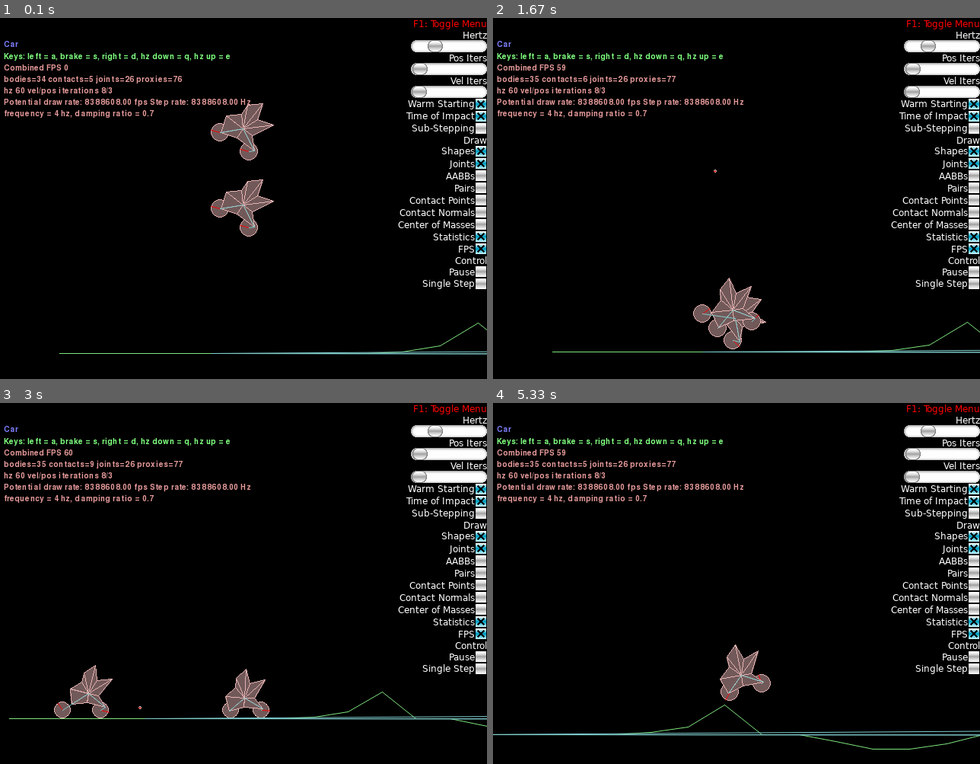
Above: before the commit, frames 1-4 (two rows, left to right).
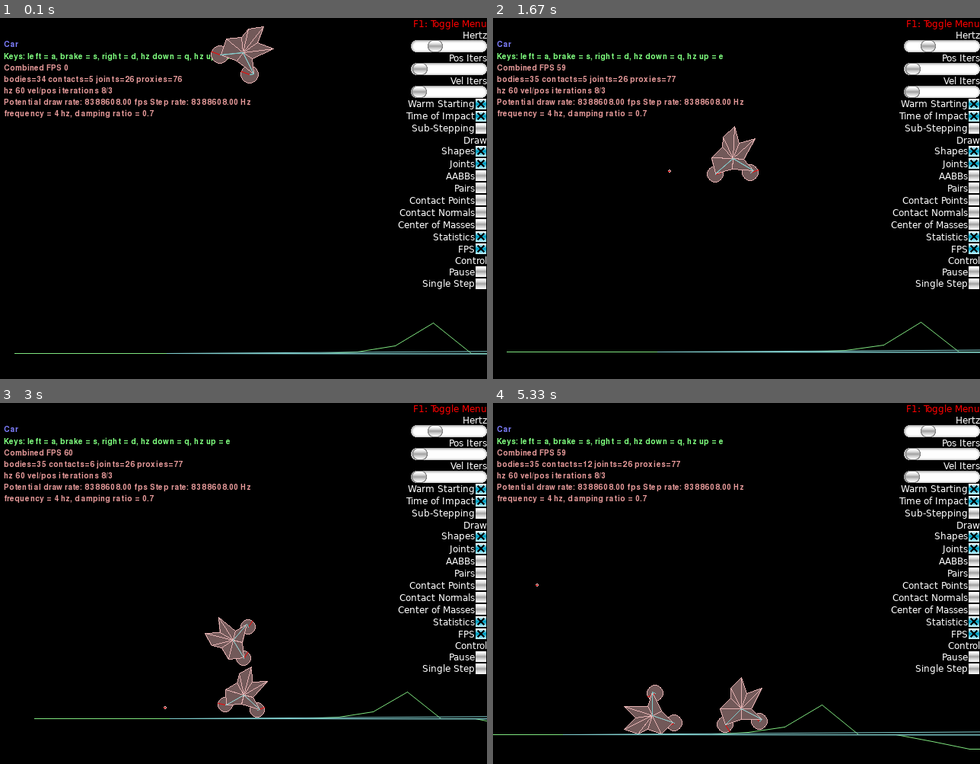
Above: after the commit, the same moments.

Repository: Arton1/BestCarAlgorithm
Game: pygame game, started from solution/car_algorithm.py
Same seed, same stepped clock (60 frames per second), same inputs: the game is played once before the commit and once after it.
Inputs (mouse positions are in pixels of both pictures, inside the frame that each line leads up to):
- Up to frame 1 (0.1 s): no input
- Up to frame 2 (1.67 s): right-click (717, 216) at 0.38 s; hold Right 0.67-1.13 s; tap Space at 0.73, 1.03, 1.28, 1.62 s; tap Z at 0.82 s; hold Up 1.22-1.52 s; tap X at 1.37 s; hold Right from 1.55 s (still down)
- Up to frame 3 (3 s): tap Space at 1.92, 2.45, 2.75 s; release Right at 2.02 s; click (243, 608) at 2.1 s; hold Left 2.38-2.92 s; tap X at 2.53 s; hold Down from 2.95 s (still down)
- Up to frame 4 (5.33 s): tap Space at 3.02, 3.35, 3.65, 3.78, 4.18, 4.48, 4.85, 5.25 s; release Down at 3.25 s; hold Left 3.28-3.68 s; tap Z at 3.43, 4.93 s; hold Up 3.72-4.08 s; tap X at 3.87 s; hold Right 4.12-4.75 s; hold Down 4.78-5.15 s; hold Left from 5.18 s (still down)

The runs differ from the first frame. In frame 1, 3.1% of the frame differs, in the area x 2-100%, y 2-94%; in frame 2, 2.6%; in frame 3, 2.4%; in frame 4, 3.4%, in the area x 0-100%, y 15-96%.

Commit message:
wydzielona funkcja new_car

Diff:
--- /dev/null
+++ b/solution/Car.py
@@ -0,0 +1,86 @@
+from math import sqrt
+
+from Box2D import (b2CircleShape, b2EdgeShape, b2FixtureDef, b2PolygonShape,
+                   b2_pi)
+
+from .framework import (Framework, Keys, main)
+
+def new_car(world, wheel_radius = 1.2,  density=1.0, offset = (0,0),
+            wheel_friction=0.9, wheel_axis=(0.0, 1.0), wheel_torques=[200.0, 10.0],
+            wheel_drives=[True, False], hz=4.0, zeta=0.7, **kwargs):
+    x_offset, y_offset = offset
+
+    chassis = world.CreateDynamicBody(position=(x_offset, y_offset))
+    chassis.CreatePolygonFixture(vertices=[(0, 0), (0, 2), (1, 3)], groupIndex=-1, density=1, friction=0.3,
+                                 restitution=0.3)
+    chassis.CreatePolygonFixture(vertices=[(0, 0), (1, 3), (3, 3)], groupIndex=-1, density=1, friction=0.3,
+                                 restitution=0.3)
+    chassis.CreatePolygonFixture(vertices=[(0, 0), (3, 3), (2, 1)], groupIndex=-1, density=1, friction=0.3,
+                                 restitution=0.3)
+    chassis.CreatePolygonFixture(vertices=[(0, 0), (2, 1), (4, 0)], groupIndex=-1, density=1, friction=0.3,
+                                 restitution=0.3)
+    chassis.CreatePolygonFixture(vertices=[(0, 0), (4, 0), (1, -1)], groupIndex=-1, density=1, friction=0.3,
+                                 restitution=0.3)
+    chassis.CreatePolygonFixture(vertices=[(0, 0), (1, -1), (1, -3)], groupIndex=-1, density=1, friction=0.3,
+                                 restitution=0.3)
+    chassis.CreatePolygonFixture(vertices=[(0, 0), (1, -3), (-1, -1)], groupIndex=-1, density=1, friction=0.3,
+                                 restitution=0.3)
+    chassis.CreatePolygonFixture(vertices=[(0, 0), (-1, -1), (-3, 0)], groupIndex=-1, density=1, friction=0.3,
+                                 restitution=0.3)
+    chassis.CreatePolygonFixture(vertices=[(0, 0), (-3, 0), (-2, 2)], groupIndex=-1, density=1, friction=0.3,
+                                 restitution=0.3)
+    chassis.CreatePolygonFixture(vertices=[(0, 0), (-2, 2), (0, 2)], groupIndex=-1, density=1, friction=0.3,
+                                 restitution=0.3)
+
+    wheels, springs = [], []
+
+    wheel = world.CreateDynamicBody(
+        position=(x_offset + 1, y_offset - wheel_radius - 3),
+        fixtures=b2FixtureDef(
+            shape=b2CircleShape(radius=wheel_radius),
+            density=density,
+            groupIndex=-1
+        )
+    )
+
+    spring = world.CreateWheelJoint(
+        bodyA=chassis,
+        bodyB=wheel,
+        localAnchorA=(1, -3),
+        localAnchorB=(0, 0),
+        axis=(1, 0),
+        motorSpeed=-10.0,
+        maxMotorTorque=200,
+        enableMotor=True,
+        frequencyHz=hz,
+        dampingRatio=1000,
+    )
+
+    wheels.append(wheel)
+    springs.append(spring)
+
+    wheel = world.CreateDynamicBody(
+        position=(x_offset - 3, y_offset - wheel_radius - 0),
+        fixtures=b2FixtureDef(
+            shape=b2CircleShape(radius=wheel_radius),
+            density=density,
+            groupIndex=-1
+        )
+    )
+
+    spring = world.CreateWheelJoint(
+        bodyA=chassis,
+        bodyB=wheel,
+        localAnchorA=(-3, 0),
+        localAnchorB=(0, 0),
+        axis=(1, 0),
+        motorSpeed=-10.0,
+        maxMotorTorque=200,
+        enableMotor=True,
+        frequencyHz=hz,
+        dampingRatio=1000
+    )
+
+    wheels.append(wheel)
+    springs.append(spring)
+    return chassis, wheels, springs
--- a/solution/car_algorithm.py
+++ b/solution/car_algorithm.py
@@ -20,92 +20,13 @@
 
 from .framework import (Framework, Keys, main)
 from .bridge import create_bridge
-from math import sqrt
+from solution.Car import *
 
-from Box2D import (b2CircleShape, b2EdgeShape, b2FixtureDef, b2PolygonShape,
+from Box2D import (b2EdgeShape, b2FixtureDef, b2PolygonShape,
                    b2_pi)
 
 
 
-def new_car(world, offset, wheel_radius, wheel_separation, density=1.0,
-               wheel_friction=0.9, wheel_axis=(0.0, 1.0), wheel_torques=[200.0, 10.0],
-               wheel_drives=[True, False], hz=4.0, zeta=0.7, **kwargs):
-    x_offset, y_offset = offset
-
-    chassis = world.CreateDynamicBody(position = (x_offset, y_offset))
-    chassis.CreatePolygonFixture(vertices=[(0, 0), (0, 2), (1, 3)], groupIndex=-1, density=1, friction=0.3,
-                                restitution=0.3)
-    chassis.CreatePolygonFixture(vertices=[(0, 0), (1, 3), (3, 3)], groupIndex=-1, density=1, friction=0.3,
-                                 restitution=0.3)
-    chassis.CreatePolygonFixture(vertices=[(0, 0), (3, 3), (2, 1)], groupIndex=-1, density=1, friction=0.3,
-                                 restitution=0.3)
-    chassis.CreatePolygonFixture(vertices=[(0, 0), (2, 1), (4, 0)], groupIndex=-1, density=1, friction=0.3,
-                                 restitution=0.3)
-    chassis.CreatePolygonFixture(vertices=[(0, 0), (4, 0), (1, -1)], groupIndex=-1, density=1, friction=0.3,
-                                 restitution=0.3)
-    chassis.CreatePolygonFixture(vertices=[(0, 0), (1, -1), (1, -3)], groupIndex=-1, density=1, friction=0.3,
-                                 restitution=0.3)
-    chassis.CreatePolygonFixture(vertices=[(0, 0), (1, -3), (-1, -1)], groupIndex=-1, density=1, friction=0.3,
-                                 restitution=0.3)
-    chassis.CreatePolygonFixture(vertices=[(0, 0), (-1, -1), (-3, 0)], groupIndex=-1, density=1, friction=0.3,
-                                 restitution=0.3)
-    chassis.CreatePolygonFixture(vertices=[(0, 0), (-3, 0), (-2, 2)], groupIndex=-1, density=1, friction=0.3,
-                                 restitution=0.3)
-    chassis.CreatePolygonFixture(vertices=[(0, 0), (-2, 2), (0, 2)], groupIndex=-1, density=1, friction=0.3,
-                                 restitution=0.3)
-
-    wheels, springs = [],[]
-
-    wheel = world.CreateDynamicBody(
-        position=(x_offset + 1, y_offset - wheel_radius -3),
-        fixtures=b2FixtureDef(
-            shape=b2CircleShape(radius=wheel_radius),
-            density=density,
-            groupIndex = -1
-        )
-    )
-
-    spring = world.CreateWheelJoint(
-        bodyA=chassis,
-        bodyB=wheel,
-        localAnchorA = (1,-3),
-        localAnchorB = (0,0),
-        axis=(1,0),
-        motorSpeed=-10.0,
-        maxMotorTorque=200,
-        enableMotor=True,
-        frequencyHz=hz,
-        dampingRatio=1000,
-    )
-
-    wheels.append(wheel)
-    springs.append(spring)
-
-    wheel = world.CreateDynamicBody(
-        position=(x_offset -3 , y_offset - wheel_radius - 0),
-        fixtures=b2FixtureDef(
-            shape=b2CircleShape(radius=wheel_radius),
-            density=density,
-            groupIndex = -1
-        )
-    )
-
-    spring = world.CreateWheelJoint(
-        bodyA=chassis,
-        bodyB=wheel,
-        localAnchorA=(-3, 0),
-        localAnchorB=(0, 0),
-        axis=(1, 0),
-        motorSpeed=-10.0,
-        maxMotorTorque=200,
-        enableMotor=True,
-        frequencyHz=hz,
-        dampingRatio=1000
-    )
-
-    wheels.append(wheel)
-    springs.append(spring)
-    return chassis, wheels, springs
 
 class World (Framework):
     name = "Car"
@@ -178,11 +99,9 @@
                 )
             )
 
-        car, wheels, springs = new_car(self.world, offset=(
-            4.0, 20.0), wheel_radius=1.3, wheel_separation=2.0)
+        car, wheels, springs = new_car(self.world, offset= (10, 40))
 
-        car1, wheels1, springs1 = new_car(self.world, offset=(
-            4.0, 30.0), wheel_radius=1.3, wheel_separation=2.0)
+        car1, wheels1, springs1 =new_car(self.world,offset=(10,40))
         self.car = car
         self.wheels = wheels
         self.springs = springs
@@ -209,7 +128,7 @@
 
     def Step(self, settings):
         super(World, self).Step(settings)
-        self.viewCenter = (self.car.position.x, 20)
+        self.viewCenter = (self.car1.position.x, 20)
         self.Print("frequency = %g hz, damping ratio = %g" %
                    (self.hz, self.zeta))
 
Empty file added: solution/models/__init__.py
